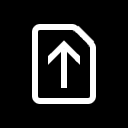
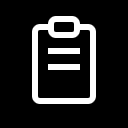
The second w=128, h=128 image is a revision of the first. Changes to its layers:
hid "exp" over [48, 24, 96, 88]
added layer "clip" above "file" over [48, 16, 96, 88]
